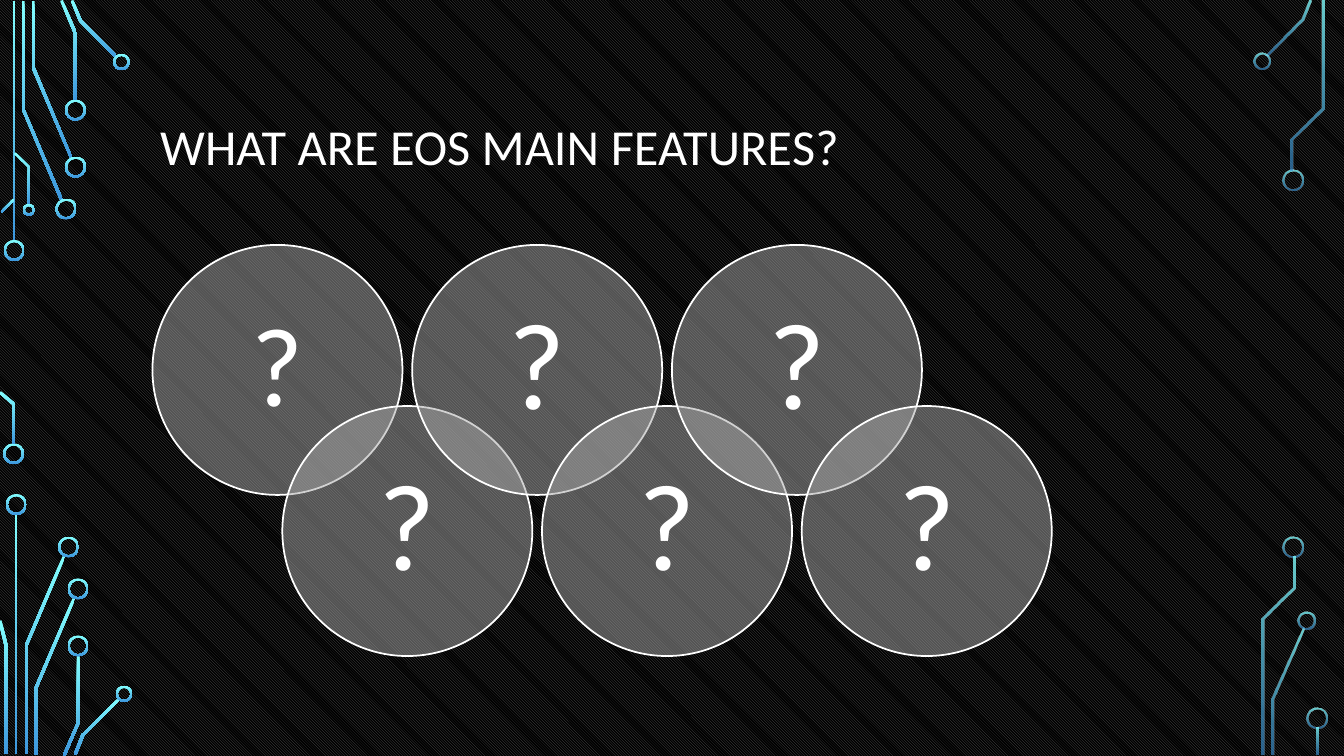
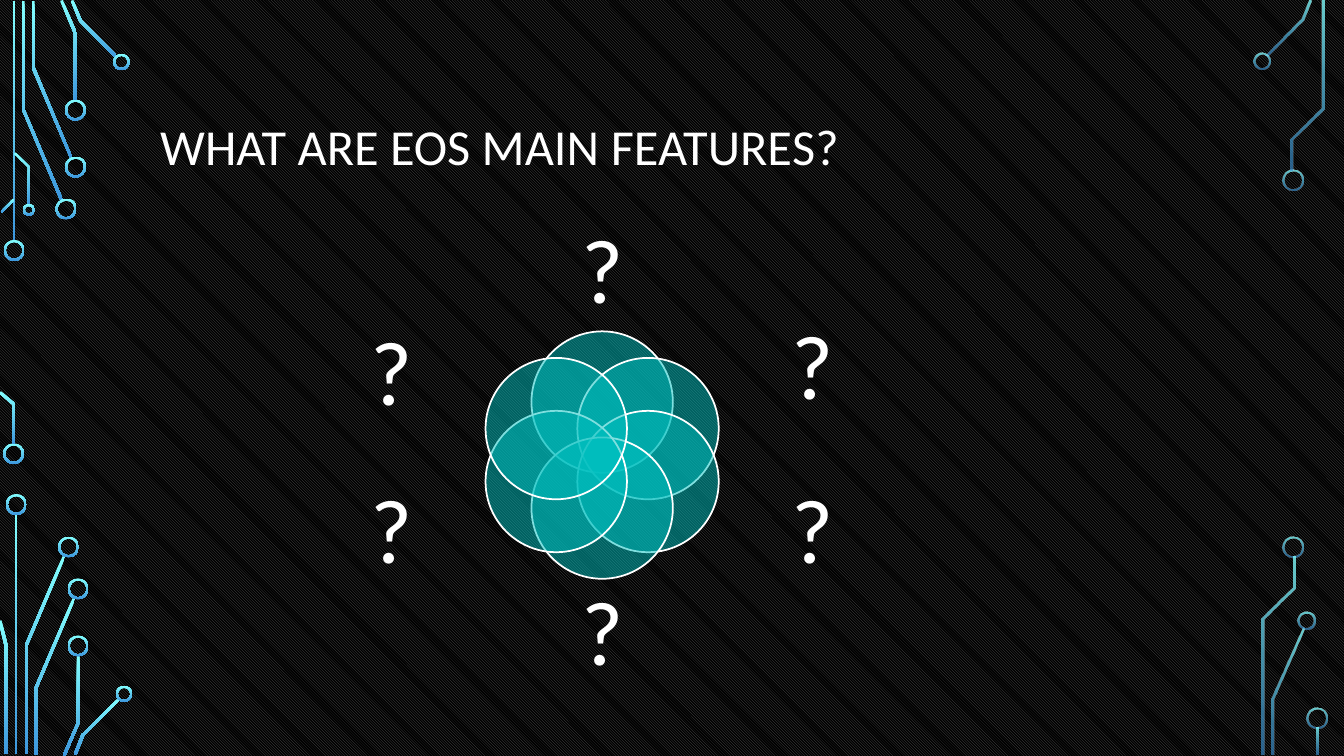
Before and after one commit to tokenika/tokenika.github.io, a slide deck: slide 12 of WarsawBlock(3).pptx. Drawn at 1344x756 pixels with LibreOffice and Linux fonts; fonts in the diff are those of the drawing; background and template pictures are left out. Boxes give left, top, right and bottom in pixels: in the first picture for what was removed or moved away, otherwise in the second. Text is boxed around its words. In the diff, an @@ line names an element or a change of style, - is before the commit and + after.

```diff
--- a/WarsawBlock(3).pptx
+++ b/WarsawBlock(3).pptx
@@ text "?": place and size @@
-text "?" at [449,281,625,458]
+text "?" at [514,226,691,323]
@@ text "?": place and size @@
-text "?" at [190,281,366,458]
+text "?" at [308,318,475,436]
@@ text "?" at [308,318,475,436]: size 80 to 65 pt; less space between paragraphs @@
@@ text "?": place and size @@
-text "?" at [709,281,885,458]
+text "?" at [729,318,896,423]
@@ group added at [486,332,719,579]: 6 ellipses @@
@@ group removed at [152,245,1052,656]: 6 ellipses @@
@@ text "?": place and size @@
-text "?" at [319,443,495,619]
+text "?" at [308,475,475,593]
@@ text "?": place and size @@
-text "?" at [839,443,1015,619]
+text "?" at [729,475,896,593]
@@ size 88 to 65 pt; less space between paragraphs in 5 elements at [308,475,475,593], [729,318,896,423], [729,475,896,593], [514,226,691,323], [514,588,691,685] @@
@@ text "?": place and size @@
-text "?" at [579,443,755,619]
+text "?" at [514,588,691,685]
```
Also in this commit, not shown: 3 other slides changed, 1 other file.
